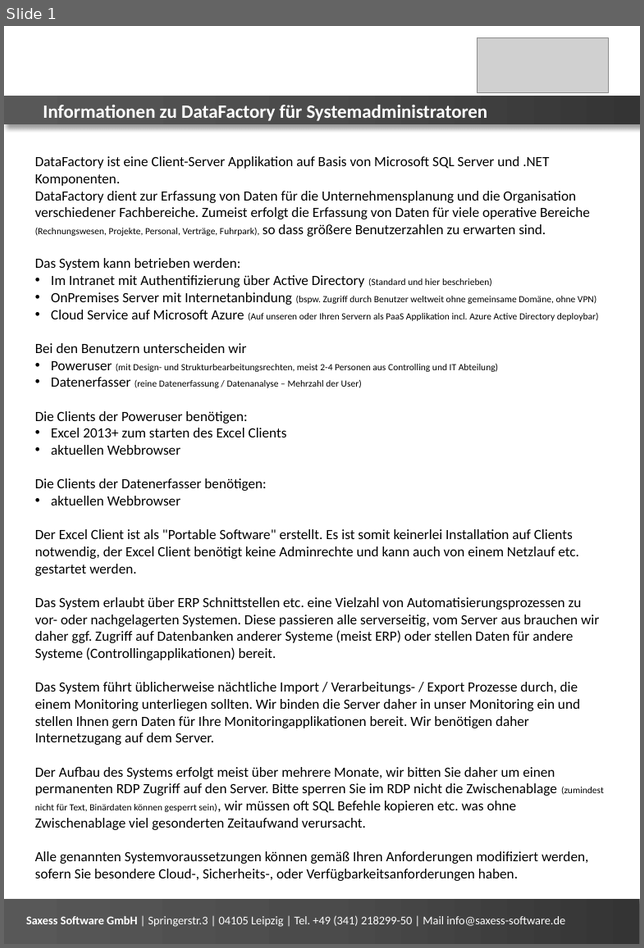
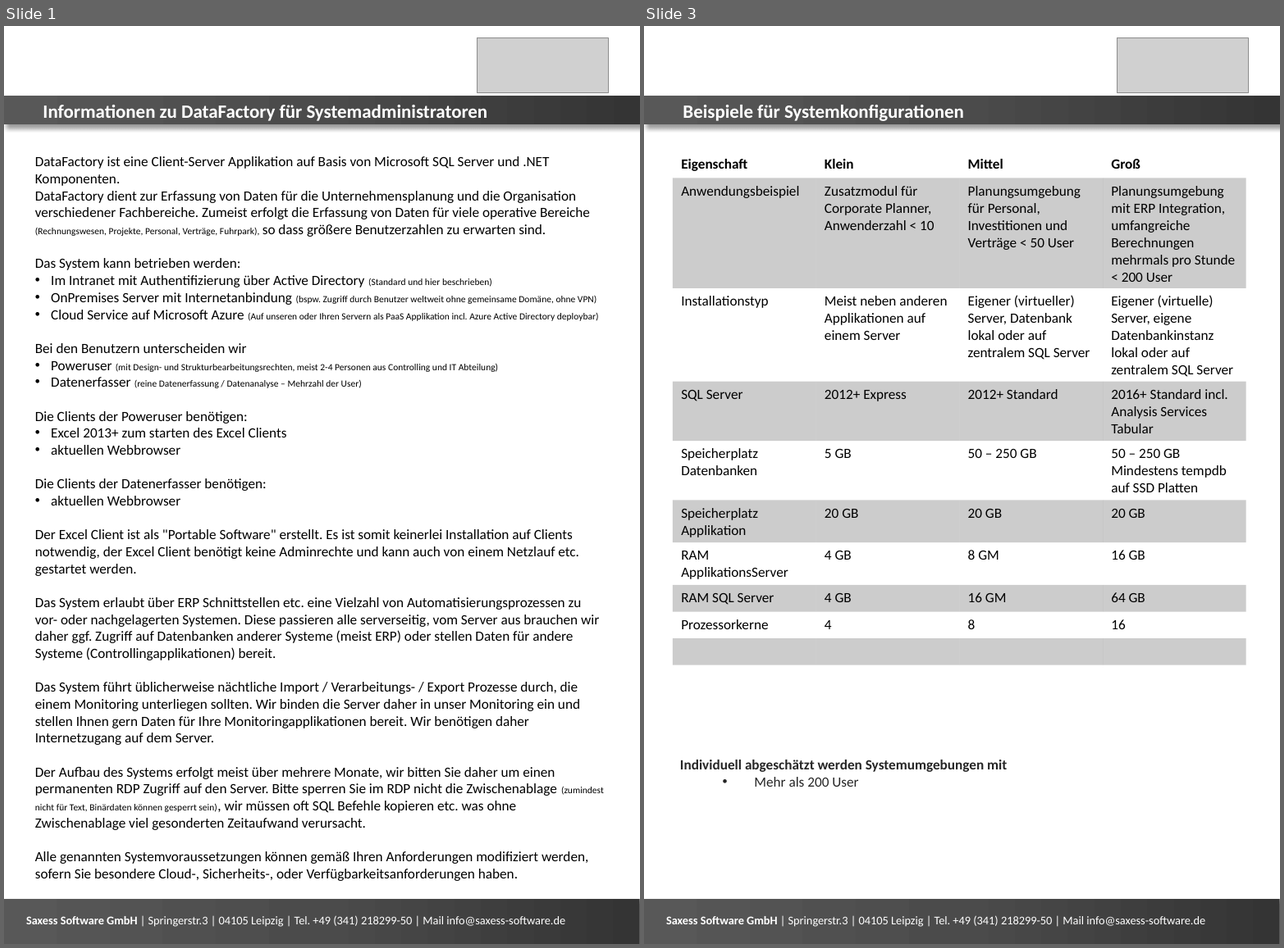
Before and after one commit to saxess-software/DataFactory-Knowledge-Center, a slide deck: 3a. DataFactory - Installation and Update/DataFactoy Systemvoraussetzungen.pptx. Shown side by side, each under a label of ours: slide 1 before the commit, slides 1 and 3 after it; the slides between them are not shown. The pictures are 644x948 and 1284x948 pixels, drawn with LibreOffice and Linux fonts; fonts in the diff are those of the drawing; grey boxes stand for pictures. Boxes give left, top, right and bottom in pixels: in the first picture for what was removed or moved away, otherwise in the second. Text is boxed around its words. In the diff, an @@ line names an element or a change of style, - is before the commit and + after.

```diff
--- a/3a. DataFactory - Installation and Update/DataFactoy Systemvoraussetzungen.pptx
+++ b/3a. DataFactory - Installation and Update/DataFactoy Systemvoraussetzungen.pptx
@@ slide 3 added at bbox=[644, 26, 1280, 944], background #FFFFFF @@
@@ picture added at bbox=[1117, 37, 1248, 92] @@
@@ rectangle added at bbox=[644, 97, 1280, 125], fill gradient #353535 to #4B4B4B to #595959 @@
@@ text added at bbox=[683, 105, 964, 121], 16 pt, text #FFFFFF, bold @@
+Beispiele für Systemkonfigurationen
@@ table added at bbox=[673, 151, 1246, 691], 11 rows, 4 columns @@
+Eigenschaft | Klein | Mittel | Groß
+Anwendungsbeispiel | Zusatzmodul für Corporate Planner, Anwenderzahl < 10 | Planungsumgebung für Personal, Investitionen und Verträge < 50 User | Planungsumgebung mit ERP Integration, umfangreiche Berechnungen mehrmals pro Stunde < 200 User
+Installationstyp | Meist neben anderen Applikationen auf einem Server | Eigener (virtueller) Server, Datenbank lokal oder auf zentralem SQL Server | Eigener (virtuelle) Server, eigene Datenbankinstanz lokal oder auf zentralem SQL Server
+SQL Server | 2012+ Express | 2012+ Standard | 2016+ Standard incl. Analysis Services Tabular
+Speicherplatz Datenbanken | 5 GB | 50 – 250 GB | 50 – 250 GB / Mindestens tempdb auf SSD Platten
+Speicherplatz Applikation | 20 GB | 20 GB | 20 GB
+RAM ApplikationsServer | 4 GB | 8 GM | 16 GB
+RAM SQL Server | 4 GB | 16 GM | 64 GB
+Prozessorkerne | 4 | 8 | 16
+ |  |  | 
+ |  |  | 
@@ text added at bbox=[680, 760, 1006, 787], 12 pt, text #262626, bold @@
+Individuell abgeschätzt werden Systemumgebungen mit
+  • Mehr als 200 User
@@ rectangle added at bbox=[644, 898, 1280, 944], fill gradient #353535 to #4B4B4B to #595959 @@
@@ text added at bbox=[666, 916, 1205, 927], 10 pt, text #FFFFFF @@
+Saxess Software GmbH | Springerstr.3 | 04105 Leipzig | Tel. +49 (341) 218299-50 | Mail info@saxess-software.de
```
Also in this commit, not shown: 1 slide changed.
